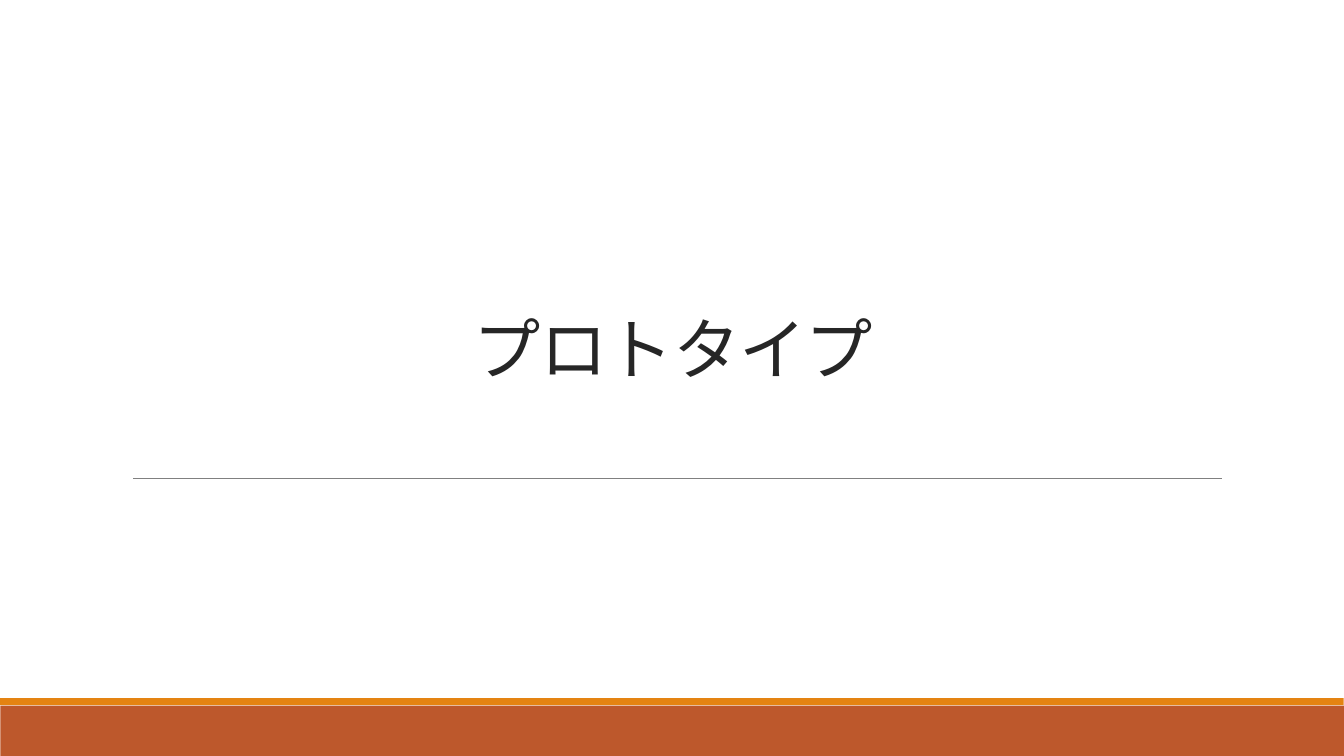
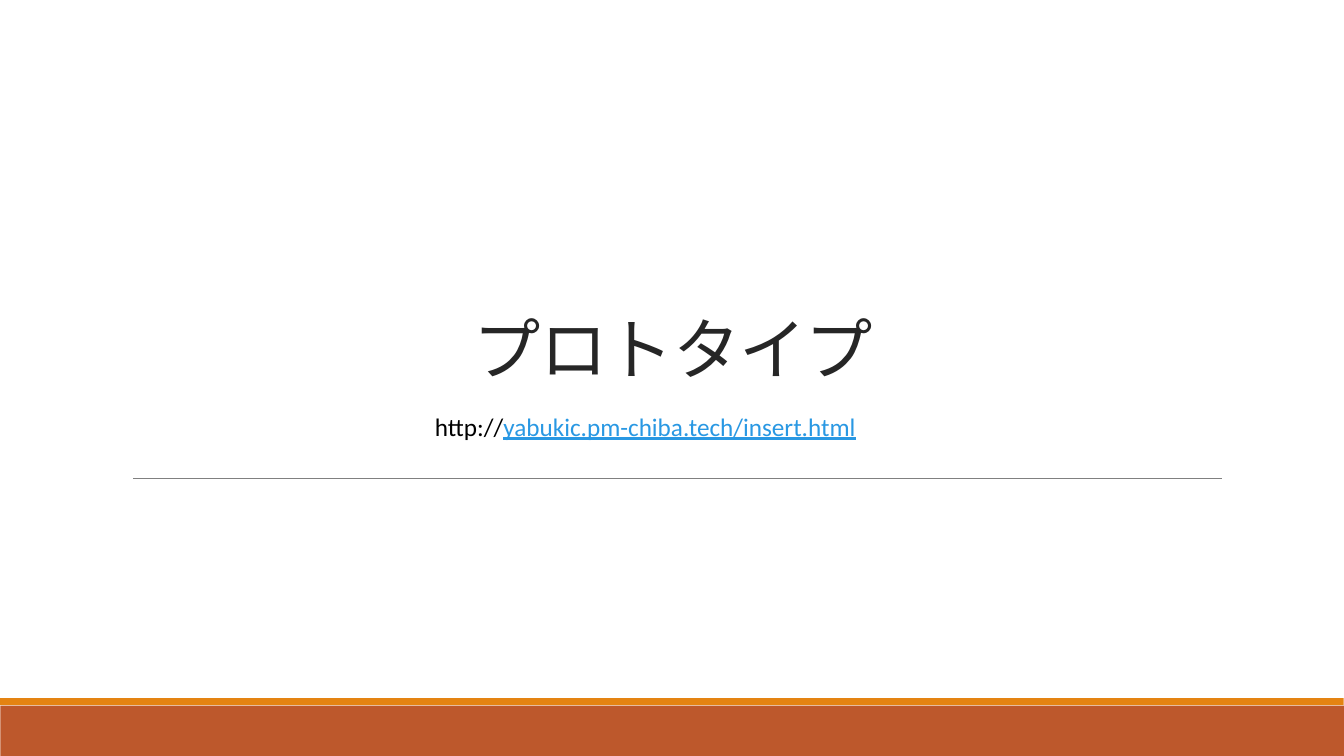
Before and after one commit to tomoyukikondo/yabukiC2017, a slide deck: slide 14 of 避難所情報サービス開発プロジェクト.pptx (slide 11 before the commit). Drawn at 1344x756 pixels with LibreOffice and Linux fonts; fonts in the diff are those of the drawing. Boxes give left, top, right and bottom in pixels: in the first picture for what was removed or moved away, otherwise in the second. Text is boxed around its words. In the diff, an @@ line names an element or a change of style, - is before the commit and + after.

```diff
--- a/避難所情報サービス開発プロジェクト.pptx
+++ b/避難所情報サービス開発プロジェクト.pptx
@@ text added at box(435, 418, 856, 440), 18 pt, text #2998E3, underline @@
+http://yabukic.pm-chiba.tech/insert.html
```
Also in this commit, not shown: 11 other slides changed, 3 slides added.
